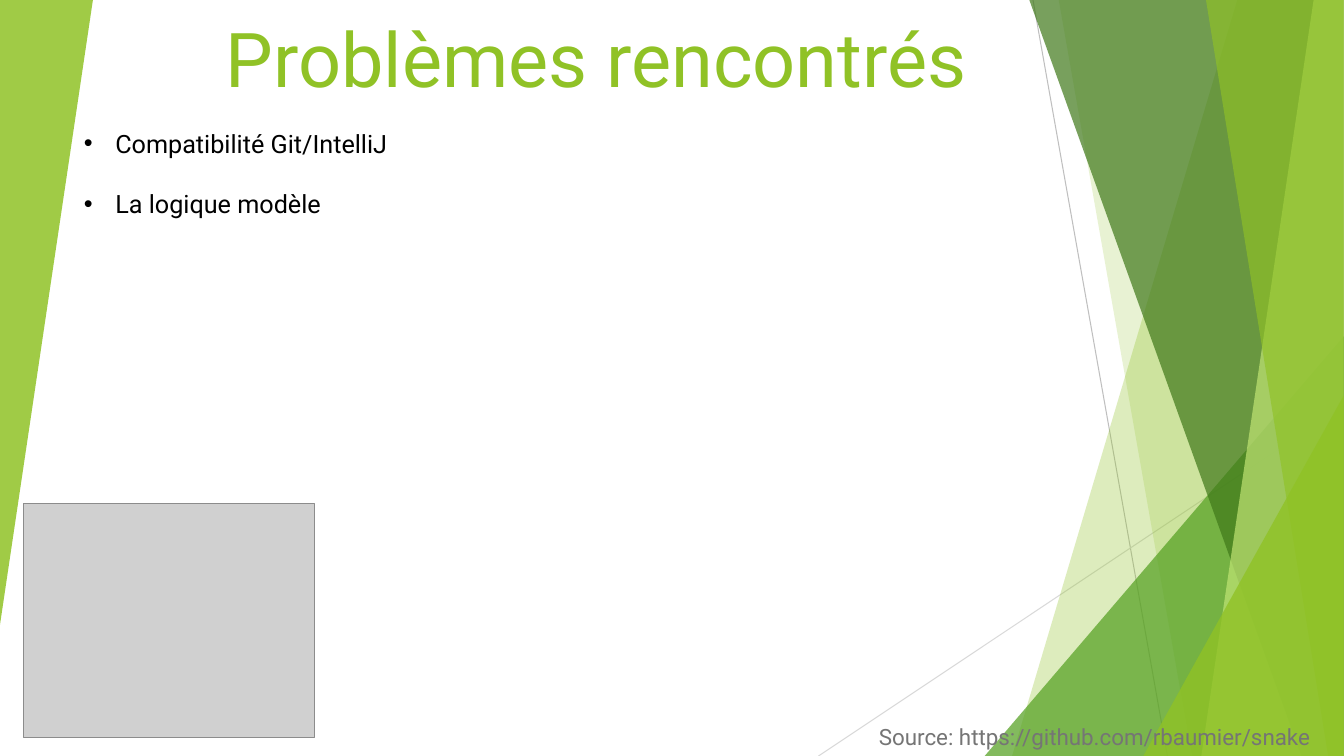
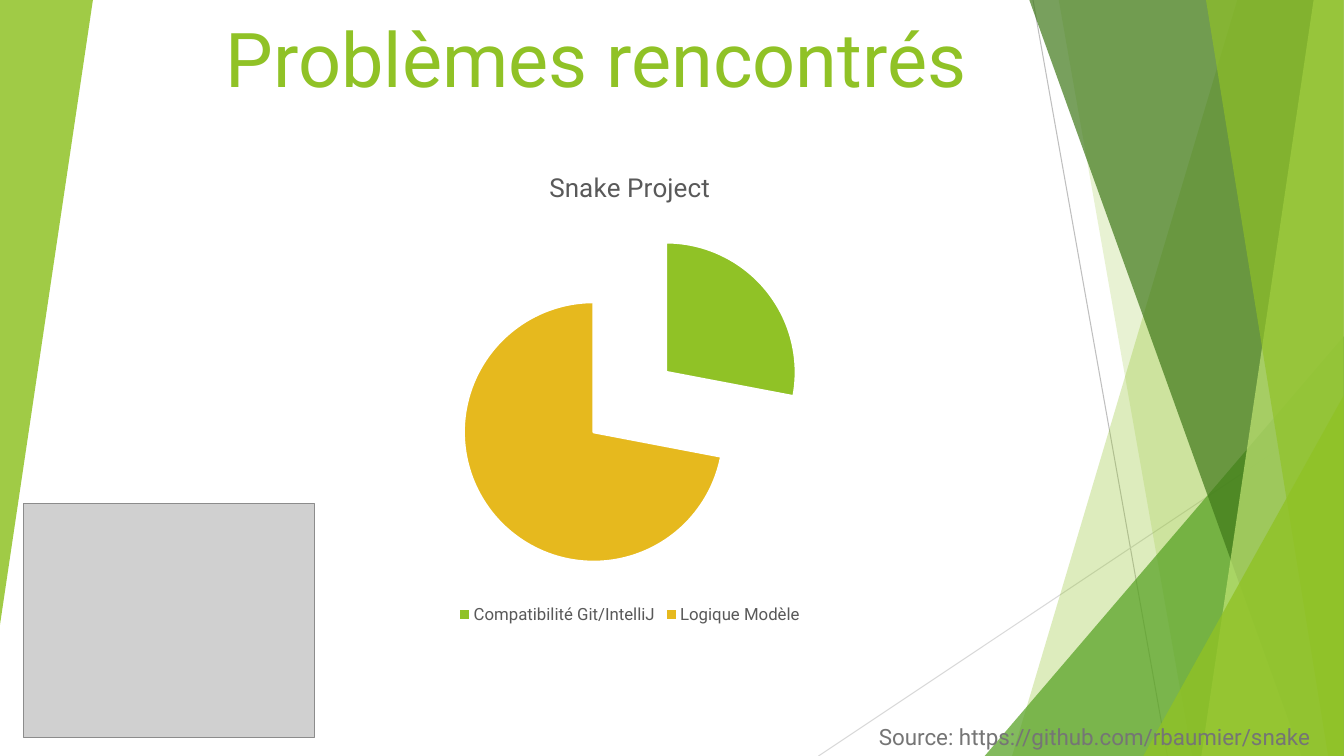
Before and after one commit to rbaumier/snake, a slide deck: slide 10 of docs/ProjetMention.pptx (slide 6 before the commit). Drawn at 1344x756 pixels with LibreOffice and Linux fonts; fonts in the diff are those of the drawing; grey boxes stand for pictures. Boxes give left, top, right and bottom in pixels: in the first picture for what was removed or moved away, otherwise in the second. Text is boxed around its words. In the diff, an @@ line names an element or a change of style, - is before the commit and + after.

Commit message:
Update des slides

```diff
--- a/docs/ProjetMention.pptx
+++ b/docs/ProjetMention.pptx
@@ text removed at (115,134,387,219) @@
-• Compatibilité Git/IntelliJ
-• La logique modèle
@@ pie chart added at (244,150,1015,628) @@
+title "Snake Project"
+categories: Compatibilité Git/IntelliJ, Logique Modèle
+Snake Project: 28, 72
```
Also in this commit, not shown: 1 other slide changed, 6 slides added, 2 slides removed.
